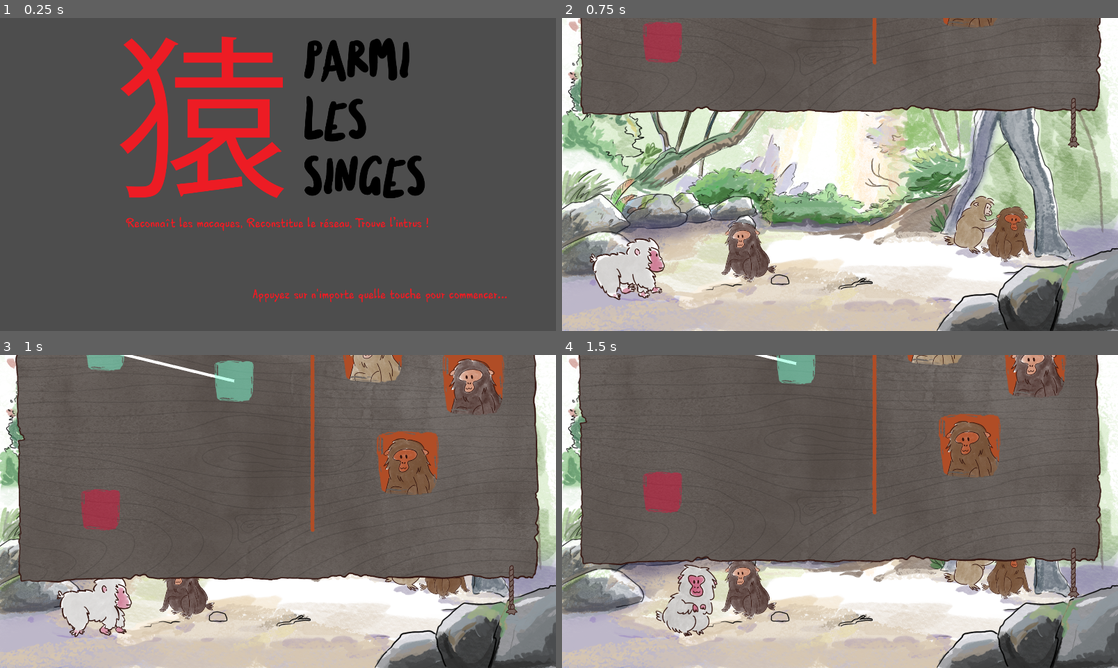
Above: before the commit, frames 1-4 (two rows, left to right).
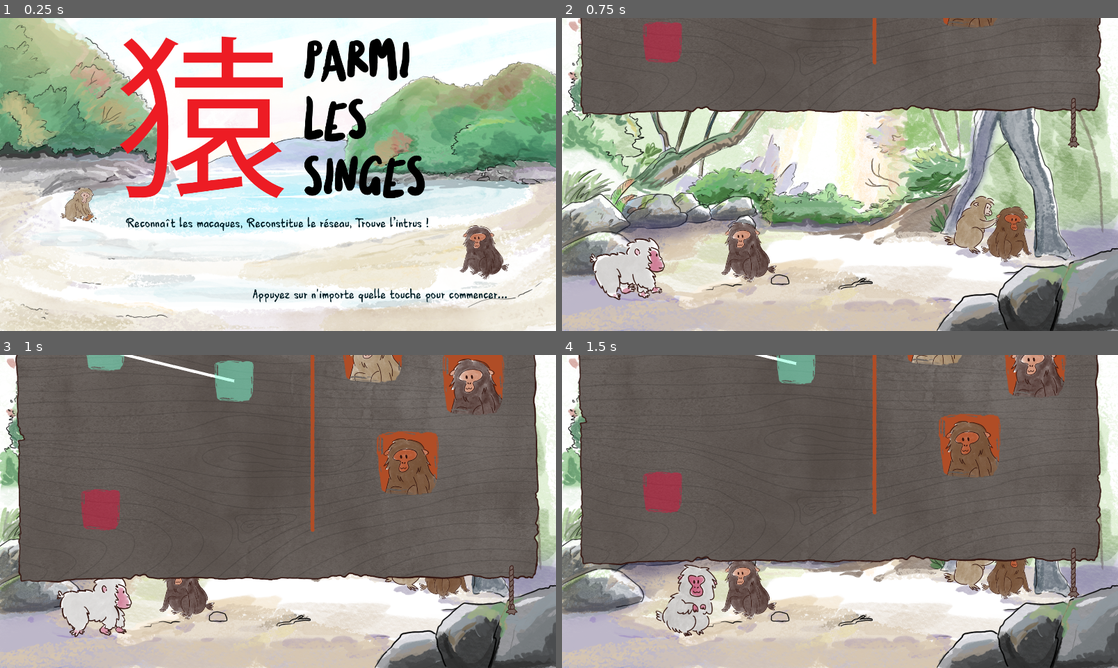
Above: after the commit, the same moments.

Repository: ManonMarchand/scientific-game-jam-25
Game: Godot game, scene res://game/intro.tscn
The game is run twice, just before and just after one commit, with the same random seed, the same clock (stepped at 60 frames per second) and the same inputs. The engine's default icon, where the game draws it, is replaced by a stand-in: a white triangle on a blue panel in a dark square.
Inputs (mouse positions are in pixels of both pictures, inside the frame that each line leads up to):
- Up to frame 1 (0.25 s): no input
- Up to frame 2 (0.75 s): tap N at 0.5 s; move the mouse to (962, 158) at 0.52 s; hold D (move_right) from 0.53 s (still down); tap Space (toggle_panel) at 0.6 s; click (962, 158) at 0.67 s
- Up to frame 3 (1 s): keep holding D (move_right)
- Up to frame 4 (1.5 s): release D (move_right) at 1.25 s; drag from (1073, 661) to (934, 420) at 1.27 s

The runs differ from the first frame. In frame 1, 90% of the frame differs, in the area x 0-100%, y 0-100%; in frame 2, nothing differs; in frame 3, nothing differs; in frame 4, nothing differs.

Commit message:
feat: tittle screen

Diff:
--- a/monkey/game/intro.tscn
+++ b/monkey/game/intro.tscn
@@ -1,11 +1,18 @@
-[gd_scene load_steps=4 format=3 uid="uid://b2e7yoamjm6gs"]
+[gd_scene load_steps=7 format=3 uid="uid://b2e7yoamjm6gs"]
 
 [ext_resource type="Script" path="res://game/intro.gd" id="1_pu7ta"]
 [ext_resource type="Texture2D" uid="uid://cw6pcj67wllb1" path="res://assets/intro/logo.png" id="2_4bwe5"]
 [ext_resource type="Theme" uid="uid://dpdiloka1t8xb" path="res://game/theme.tres" id="2_5dqlw"]
+[ext_resource type="Texture2D" uid="uid://dge2ivieobho0" path="res://assets/backgrounds/lvl3_plage_arriere_plan_1.png" id="2_m3m6f"]
+[ext_resource type="Texture2D" uid="uid://bpenlxxkebsab" path="res://assets/monkeys/anim_singes/Ginette/patate_Ginette_1.png" id="5_gdmqi"]
+[ext_resource type="Texture2D" uid="uid://4fhx88ufrc26" path="res://assets/monkeys/anim_singes/Jean/idle_Jean_2.png" id="6_stvp0"]
 
 [node name="Intro" type="Node2D"]
 script = ExtResource("1_pu7ta")
+
+[node name="Lvl3PlageArrierePlan1" type="Sprite2D" parent="."]
+position = Vector2(960, 540)
+texture = ExtResource("2_m3m6f")
 
 [node name="Label" type="Label" parent="."]
 offset_left = 872.0
@@ -26,3 +33,13 @@
 offset_bottom = 737.0
 theme = ExtResource("2_5dqlw")
 text = "Reconnaît les macaques, Reconstitue le réseau, Trouve l’intrus !"
+
+[node name="PatateGinette1" type="Sprite2D" parent="."]
+position = Vector2(270, 641)
+scale = Vector2(0.429348, 0.429348)
+texture = ExtResource("5_gdmqi")
+
+[node name="IdleJean2" type="Sprite2D" parent="."]
+position = Vector2(1668, 809)
+scale = Vector2(-0.630435, 0.630435)
+texture = ExtResource("6_stvp0")
--- a/monkey/game/theme.tres
+++ b/monkey/game/theme.tres
@@ -5,5 +5,5 @@
 [resource]
 default_font = ExtResource("1_dsyop")
 default_font_size = 45
-Label/colors/font_color = Color(0.929412, 0.109804, 0.141176, 1)
+Label/colors/font_color = Color(0, 0.109804, 0.141176, 1)
 Label/colors/font_outline_color = Color(0.929412, 0.109804, 0.141176, 1)
